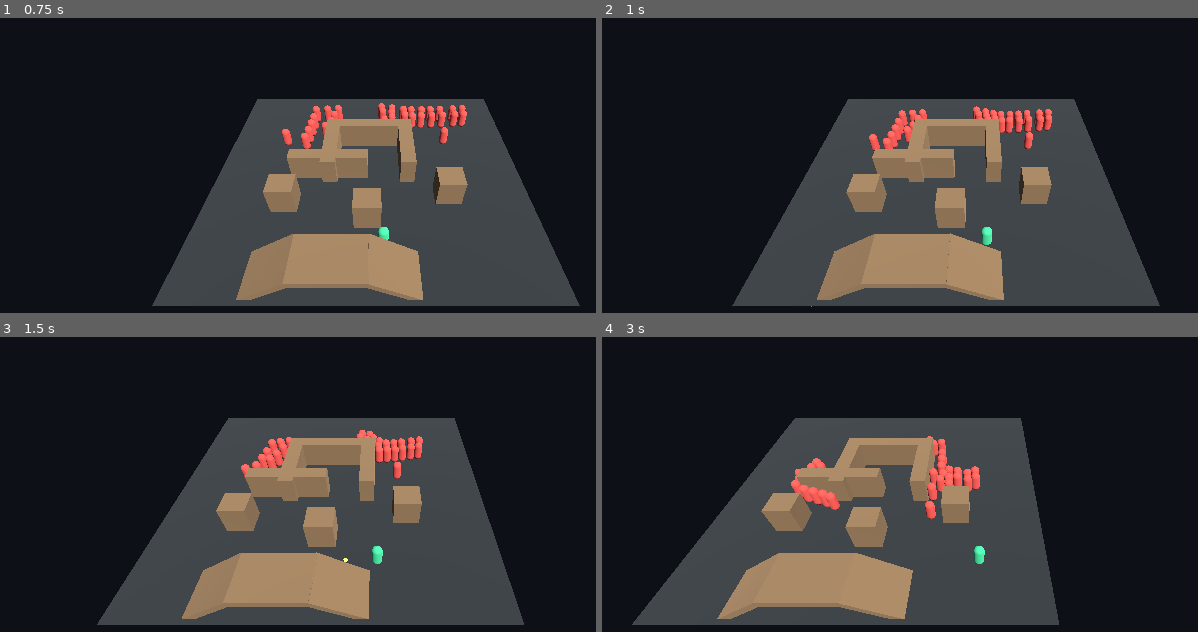
Above: before the commit, frames 1-4 (two rows, left to right).
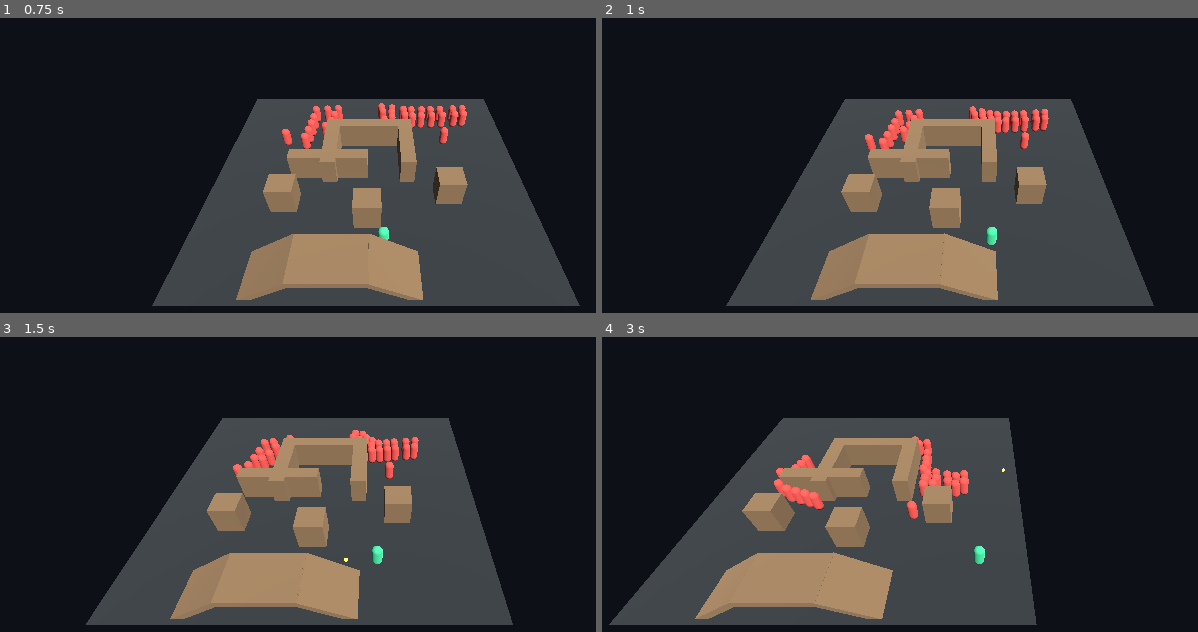
Above: after the commit, the same moments.

Repository: rabizoltan/iiwii
Game: Godot game, scene res://scenes/main/DemoMain.tscn
Same seed, same stepped clock (60 frames per second), same inputs: the game is played once before the commit and once after it.
Inputs (mouse positions are in pixels of both pictures, inside the frame that each line leads up to):
- Up to frame 1 (0.75 s): tap Enter at 0.5 s; move the mouse to (554, 221) at 0.52 s; hold D (move_right) from 0.53 s (still down); click (554, 221) at 0.6 s
- Up to frame 2 (1 s): keep holding D (move_right); tap Shift (dodge, bound only after the commit) at 0.8 s
- Up to frame 3 (1.5 s): release D (move_right) at 1.25 s; drag from (214, 584) to (outside the picture) at 1.27 s
- Up to frame 4 (3 s): move the mouse to (1060, 463) at 2.02 s; hold D (move_right) 2.03-2.75 s; click (1060, 463) at 2.1 s; tap Shift (dodge, bound only after the commit) at 2.3 s; drag from (outside the picture) to (739, 493) at 2.77 s

Frame 1 is identical in both runs. In frame 2, 4.3% of the frame differs, in the area x 20-94%, y 27-98%; in frame 3, 6.3%; in frame 4, 12%, in the area x 1-77%, y 27-98%.

Commit message:
feat(mobility): add tunable dodge and dash foundation

Diff:
--- a/godot/project.godot
+++ b/godot/project.godot
@@ -51,6 +51,11 @@
 , Object(InputEventKey,"resource_local_to_scene":false,"resource_name":"","device":-1,"window_id":0,"alt_pressed":false …(184 unchanged characters)…
 ]
 }
+dodge={
+"deadzone": 0.5,
+"events": [Object(InputEventKey,"resource_local_to_scene":false,"resource_name":"","device":-1,"window_id":0,"alt_pressed":false,"shift_pressed":false,"ctrl_pressed":false,"meta_pressed":false,"pressed":false,"keycode":4194325,"physical_keycode":0,"key_label":0,"unicode":0,"location":0,"echo":false,"script":null)
+]
+}
 camera_zoom_in={
 "deadzone": 0.5,
 "events": [Object(InputEventMouseButton,"resource_local_to_scene":false,"resource_name":"","device":-1,"window_id":0,"a …(253 unchanged characters)…
--- a/godot/scripts/player/player_controller.gd
+++ b/godot/scripts/player/player_controller.gd
@@ -1,4 +1,9 @@
 extends CharacterBody3D
+
+enum MobilityProfile {
+	DODGE,
+	DASH,
+}
 
 @export var move_speed: float = 7.0
 @export var turn_speed: float = 10.0
@@ -6,22 +11,61 @@
 @export var attack_cooldown: float = 0.5
 @export var aim_collision_mask: int = 3
 @export var aim_ray_length: float = 1000.0
+@export var mobility_profile: MobilityProfile = MobilityProfile.DODGE
+@export var dodge_distance: float = 2.1
+@export var dodge_duration: float = 0.18
+@export var dodge_cooldown: float = 0.75
+@export_range(0.0, 1.0) var dodge_enemy_ghost_start: float = 0.0
+@export_range(0.0, 1.0) var dodge_enemy_ghost_end: float = 1.0
+@export var dash_distance: float = 4.4
+@export var dash_duration: float = 0.26
+@export var dash_cooldown: float = 1.25
+@export_range(0.0, 1.0) var dash_enemy_ghost_start: float = 0.0
+@export_range(0.0, 1.0) var dash_enemy_ghost_end: float = 1.0
 
 var _gravity: float = ProjectSettings.get_setting("physics/3d/default_gravity")
 var _attack_cooldown_remaining: float = 0.0
+var _mobility_cooldown_remaining: float = 0.0
+var _last_move_direction: Vector3 = Vector3.FORWARD
+var _mobility_active: bool = false
+var _mobility_elapsed: float = 0.0
+var _mobility_duration: float = 0.0
+var _mobility_direction: Vector3 = Vector3.ZERO
+var _mobility_speed: float = 0.0
+var _mobility_distance_remaining: float = 0.0
+var _mobility_ghost_active: bool = false
+var _mobility_enemy_exceptions: Array[PhysicsBody3D] = []
 
 
 func _physics_process(delta: float) -> void:
-	var input_vector := Input.get_vector("move_left", "move_right", "move_up", "move_down")
-	var move_direction := _get_move_direction(input_vector)
+	var input_vector: Vector2 = Input.get_vector("move_left", "move_right", "move_up", "move_down")
+	var move_direction: Vector3 = _get_move_direction(input_vector)
+
+	if move_direction.length_squared() > 0.0:
+		_last_move_direction = move_direction.normalized()
+
+	if _attack_cooldown_remaining > 0.0:
+		_attack_cooldown_remaining = maxf(_attack_cooldown_remaining - delta, 0.0)
+
+	if _mobility_cooldown_remaining > 0.0:
+		_mobility_cooldown_remaining = maxf(_mobility_cooldown_remaining - delta, 0.0)
+
+	if _mobility_active:
+		_process_mobility(delta)
+		return
+
+	if Input.is_action_just_pressed("dodge"):
+		if _try_start_mobility(move_direction):
+			_process_mobility(delta)
+			return
 
 	if move_direction.length_squared() > 0.0:
 		move_direction = move_direction.normalized()
-		var target_velocity := move_direction * move_speed
+		var target_velocity: Vector3 = move_direction * move_speed
 		velocity.x = target_velocity.x
 		velocity.z = target_velocity.z
 
-		var target_yaw := atan2(move_direction.x, move_direction.z)
+		var target_yaw: float = atan2(move_direction.x, move_direction.z)
 		rotation.y = lerp_angle(rotation.y, target_yaw, turn_speed * delta)
 	else:
 		velocity.x = 0.0
@@ -34,9 +78,6 @@
 
 	move_and_slide()
 
-	if _attack_cooldown_remaining > 0.0:
-		_attack_cooldown_remaining = maxf(_attack_cooldown_remaining - delta, 0.0)
-
 	if Input.is_action_just_pressed("attack"):
 		_try_attack()
 
@@ -45,28 +86,28 @@
 	if projectile_scene == null or _attack_cooldown_remaining > 0.0:
 		return
 
-	var aim_target := _resolve_aim_target()
+	var aim_target: Dictionary = _resolve_aim_target()
 	if aim_target.is_empty():
 		return
 
-	var spawn_marker := $ProjectileSpawn as Marker3D
+	var spawn_marker: Marker3D = $ProjectileSpawn as Marker3D
 	var target_position: Vector3 = aim_target["position"]
-	var shot_direction := target_position - spawn_marker.global_position
+	var shot_direction: Vector3 = target_position - spawn_marker.global_position
 	if shot_direction.length_squared() <= 0.0:
 		return
 
-	var projectile := projectile_scene.instantiate()
+	var projectile: Node = projectile_scene.instantiate()
 	if projectile == null:
 		return
 
-	var projectile_parent := get_tree().current_scene.get_node_or_null("Projectiles")
+	var projectile_parent: Node = get_tree().current_scene.get_node_or_null("Projectiles")
 	if projectile_parent == null:
 		projectile_parent = get_tree().current_scene
 
 	projectile_parent.add_child(projectile)
 
 	if projectile is Node3D:
-		projectile.global_position = spawn_marker.global_position
+		(projectile as Node3D).global_position = spawn_marker.global_position
 
 	if projectile.has_method("initialize"):
 		projectile.initialize(shot_direction, target_position, get_rid())
@@ -75,19 +116,19 @@
 
 
 func _resolve_aim_target() -> Dictionary:
-	var camera := get_viewport().get_camera_3d()
+	var camera: Camera3D = get_viewport().get_camera_3d()
 	if camera == null:
 		return {}
 
-	var mouse_position := get_viewport().get_mouse_position()
-	var ray_origin := camera.project_ray_origin(mouse_position)
-	var ray_end := ray_origin + camera.project_ray_normal(mouse_position) * aim_ray_length
+	var mouse_position: Vector2 = get_viewport().get_mouse_position()
+	var ray_origin: Vector3 = camera.project_ray_origin(mouse_position)
+	var ray_end: Vector3 = ray_origin + camera.project_ray_normal(mouse_position) * aim_ray_length
 
 	var query := PhysicsRayQueryParameters3D.create(ray_origin, ray_end, aim_collision_mask, [get_rid()])
 	query.collide_with_areas = false
 	query.hit_back_faces = true
 
-	var result := get_world_3d().direct_space_state.intersect_ray(query)
+	var result: Dictionary = get_world_3d().direct_space_state.intersect_ray(query)
 	if result.is_empty():
 		return {}
 
@@ -103,19 +144,154 @@
 		"collider": collider,
 	}
 
+
+func _try_start_mobility(move_direction: Vector3) -> bool:
+	if _mobility_active or _mobility_cooldown_remaining > 0.0:
+		return false
+
+	var direction: Vector3 = _resolve_mobility_direction(move_direction)
+	if direction.length_squared() <= 0.0:
+		return false
+
+	var profile: Dictionary = _get_current_mobility_profile()
+	var duration: float = float(profile["duration"])
+	var distance: float = float(profile["distance"])
+	if duration <= 0.0 or distance <= 0.0:
+		return false
+
+	_mobility_active = true
+	_mobility_elapsed = 0.0
+	_mobility_duration = duration
+	_mobility_direction = direction
+	_mobility_speed = distance / duration
+	_mobility_distance_remaining = distance
+	_mobility_cooldown_remaining = float(profile["cooldown"])
+	velocity = Vector3.ZERO
+	rotation.y = atan2(direction.x, direction.z)
+	_update_mobility_enemy_ghosting(0.0)
+	return true
+
+
+func _process_mobility(delta: float) -> void:
+	_mobility_elapsed = minf(_mobility_elapsed + delta, _mobility_duration)
+	var progress: float = _mobility_elapsed / maxf(_mobility_duration, 0.0001)
+	var frame_distance: float = minf(_mobility_speed * delta, _mobility_distance_remaining)
+	_mobility_distance_remaining = maxf(_mobility_distance_remaining - frame_distance, 0.0)
+	velocity.x = _mobility_direction.x * _mobility_speed
+	velocity.z = _mobility_direction.z * _mobility_speed
+
+	if not is_on_floor():
+		velocity.y -= _gravity * delta
+	else:
+		velocity.y = 0.0
+
+	_update_mobility_enemy_ghosting(progress)
+	move_and_slide()
+
+	if _mobility_elapsed >= _mobility_duration or _mobility_distance_remaining <= 0.0:
+		_finish_mobility()
+
+
+func _finish_mobility() -> void:
+	_mobility_active = false
+	_mobility_elapsed = 0.0
+	_mobility_duration = 0.0
+	_mobility_direction = Vector3.ZERO
+	_mobility_speed = 0.0
+	_mobility_distance_remaining = 0.0
+	velocity.x = 0.0
+	velocity.z = 0.0
+	_update_mobility_enemy_ghosting(1.0)
+	_clear_mobility_enemy_exceptions()
+
+
+func _resolve_mobility_direction(move_direction: Vector3) -> Vector3:
+	if move_direction.length_squared() > 0.0:
+		return move_direction.normalized()
+
+	if _last_move_direction.length_squared() > 0.0:
+		return _last_move_direction.normalized()
+
+	var forward: Vector3 = -global_transform.basis.z
+	forward.y = 0.0
+	if forward.length_squared() > 0.0:
+		return forward.normalized()
+
+	return Vector3.FORWARD
+
+
+func _get_current_mobility_profile() -> Dictionary:
+	match mobility_profile:
+		MobilityProfile.DASH:
+			return {
+				"distance": dash_distance,
+				"duration": dash_duration,
+				"cooldown": dash_cooldown,
+				"ghost_start": dash_enemy_ghost_start,
+				"ghost_end": dash_enemy_ghost_end,
+			}
+		_:
+			return {
+				"distance": dodge_distance,
+				"duration": dodge_duration,
+				"cooldown": dodge_cooldown,
+				"ghost_start": dodge_enemy_ghost_start,
+				"ghost_end": dodge_enemy_ghost_end,
+			}
+
+
+func _update_mobility_enemy_ghosting(progress: float) -> void:
+	var profile: Dictionary = _get_current_mobility_profile()
+	var ghost_start: float = float(profile["ghost_start"])
+	var ghost_end: float = float(profile["ghost_end"])
+	var should_ghost: bool = progress >= ghost_start and progress <= ghost_end
+	if should_ghost == _mobility_ghost_active:
+		return
+
+	_mobility_ghost_active = should_ghost
+	if _mobility_ghost_active:
+		_apply_mobility_enemy_exceptions()
+	else:
+		_clear_mobility_enemy_exceptions()
+
+
+func _apply_mobility_enemy_exceptions() -> void:
+	_clear_mobility_enemy_exceptions()
+
+	for enemy in get_tree().get_nodes_in_group("enemy"):
+		var enemy_body: PhysicsBody3D = enemy as PhysicsBody3D
+		if enemy_body == null:
+			continue
+
+		add_collision_exception_with(enemy_body)
+		enemy_body.add_collision_exception_with(self)
+		_mobility_enemy_exceptions.append(enemy_body)
+
+
+func _clear_mobility_enemy_exceptions() -> void:
+	for enemy_body in _mobility_enemy_exceptions:
+		if enemy_body == null or not is_instance_valid(enemy_body):
+			continue
+
+		remove_collision_exception_with(enemy_body)
+		enemy_body.remove_collision_exception_with(self)
+
+	_mobility_enemy_exceptions.clear()
+
+
 func _get_move_direction(input_vector: Vector2) -> Vector3:
 	if input_vector.length_squared() <= 0.0:
 		return Vector3.ZERO
 
-	var camera := get_viewport().get_camera_3d()
+	var camera: Camera3D = get_viewport().get_camera_3d()
 	if camera == null:
 		return Vector3(input_vector.x, 0.0, input_vector.y)
 
-	var camera_forward := -camera.global_transform.basis.z
+	var camera_forward: Vector3 = -camera.global_transform.basis.z
 	camera_forward.y = 0.0
 	camera_forward = camera_forward.normalized()
 
-	var camera_right := camera.global_transform.basis.x
+	var camera_right: Vector3 = camera.global_transform.basis.x
 	camera_right.y = 0.0
 	camera_right = camera_right.normalized()
 
Not shown, changed: docs/architecture/code-map.md
Not shown, changed: docs/systems/movement-spec.md
Not shown, changed: docs/technical/feature-matrix.md
Not shown, changed: docs/technical/tuning-map.md
Not shown, changed: docs/technical/validation-map.md
Not shown, changed: docs/workplans/README.md
Not shown, added: docs/workplans/active/player-mobility-foundation-slice.md
Not shown, changed: docs/workplans/roadmaps/player-traversal-and-movement-slice-roadmap.md
